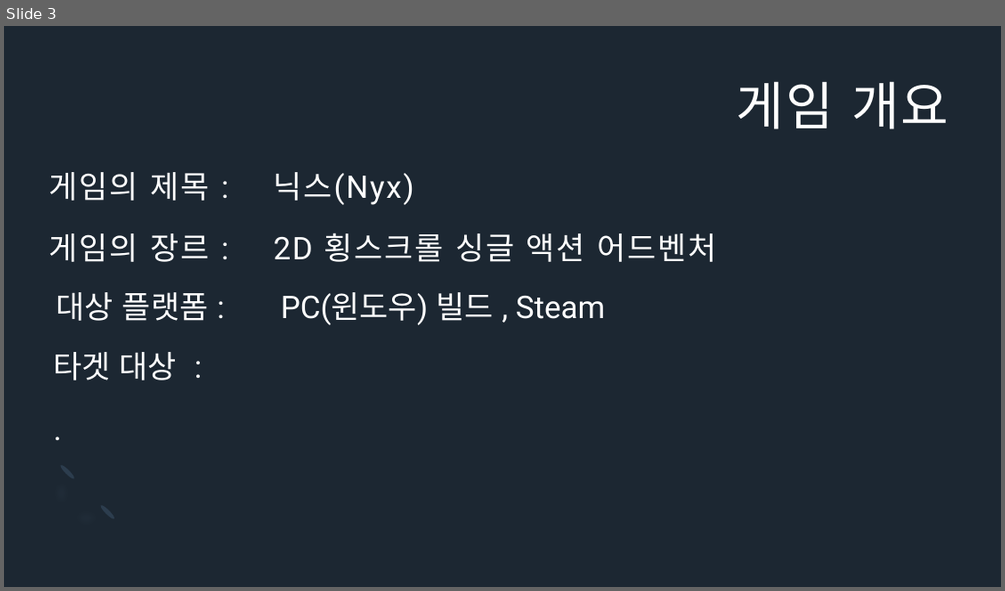
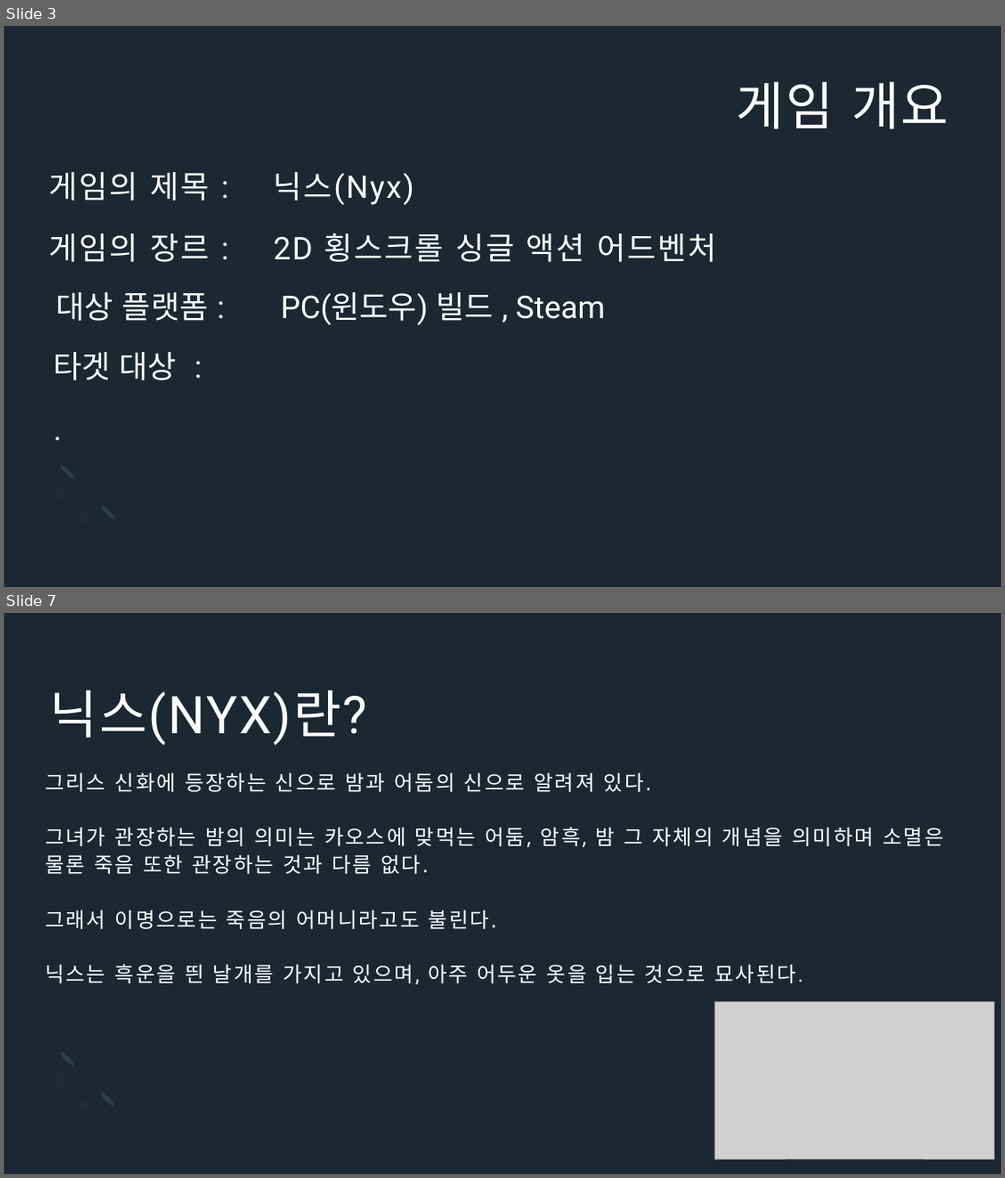
Before and after one commit to Icloy/2D_Roguelike, a slide deck: 기획서.pptx. Shown one above the other, each under a label of ours: slide 3 before the commit, slides 3 and 7 after it; the slides between them are not shown. The pictures are 1005x591 and 1005x1178 pixels, drawn with LibreOffice and Linux fonts; fonts in the diff are those of the drawing; grey boxes stand for pictures. Boxes give left, top, right and bottom in pixels: in the first picture for what was removed or moved away, otherwise in the second. Text is boxed around its words. In the diff, an @@ line names an element or a change of style, - is before the commit and + after.

```diff
--- a/기획서.pptx
+++ b/기획서.pptx
@@ slide 7 added at [4, 613, 1001, 1174], background #1C2732; not listed: 3 template elements that a slide beside it also shows @@
@@ text added at [50, 690, 368, 745], 50 pt, text #FFFFFF @@
+닉스(NYX)란?
@@ text added at [45, 772, 943, 984], 20 pt, text #FFFFFF @@
+그리스 신화에 등장하는 신으로 밤과 어둠의 신으로 알려져 있다.
+그녀가 관장하는 밤의 의미는 카오스에 맞먹는 어둠, 암흑, 밤 그 자체의 개념을 의미하며 소멸은 물론 죽음 또한 관장하는 것과 다름 없다.
+그래서 이명으로는 죽음의 어머니라고도 불린다.
+닉스는 흑운을 띈 날개를 가지고 있으며, 아주 어두운 옷을 입는 것으로 묘사된다.
@@ picture added at [715, 1002, 994, 1159] @@
```
Also in this commit, not shown: 8 slides changed, 2 other slides added, 1 slide removed.
